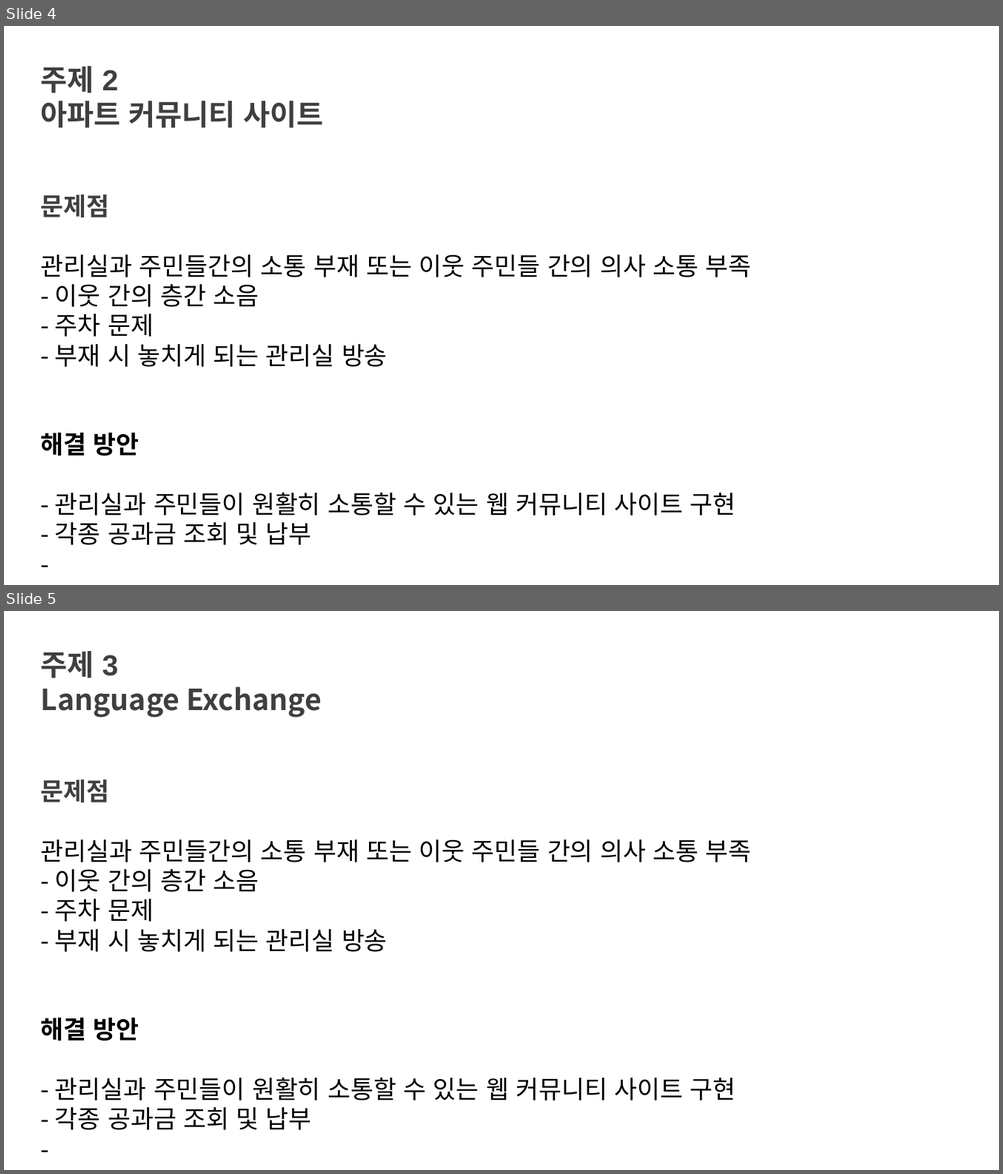
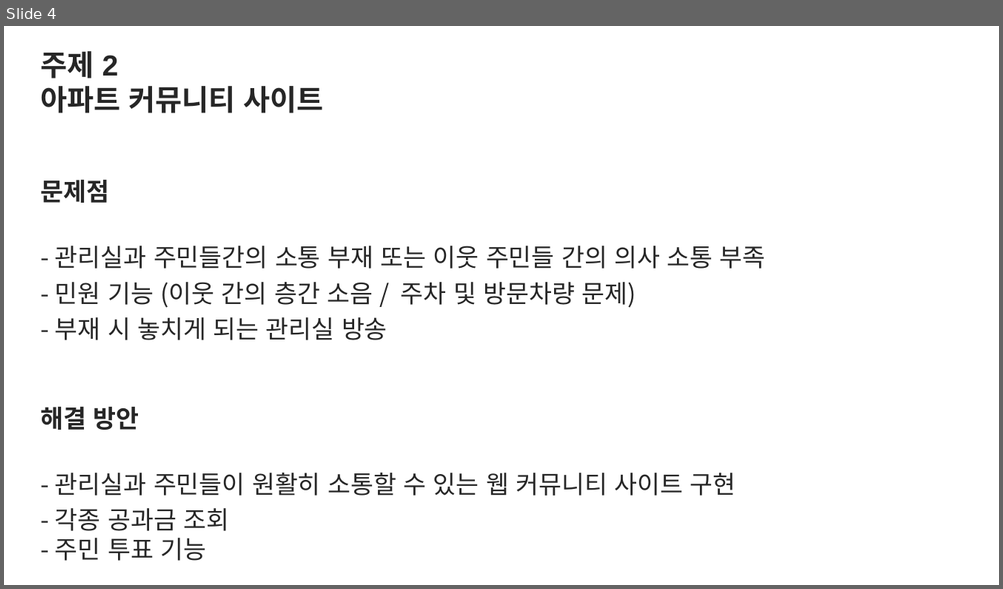
Before and after one commit to Imvely/java87, a slide deck: 기획안_1107_2.pptx. Shown one above the other, each under a label of ours: slides 4 and 5 before the commit, slide 4 after it. The pictures are 1003x1174 and 1003x589 pixels, drawn with LibreOffice and Linux fonts; fonts in the diff are those of the drawing. Boxes give left, top, right and bottom in pixels: in the first picture for what was removed or moved away, otherwise in the second. Text is boxed around its words. In the diff, an @@ line names an element or a change of style, - is before the commit and + after.

```diff
--- a/기획안_1107_2.pptx
+++ b/기획안_1107_2.pptx
@@ slide 5 removed at (x1=4, y1=611, x2=999, y2=1170), background #FFFFFF @@
@@ text removed at (x1=41, y1=651, x2=751, y2=1130) @@
-주제 3
-Language Exchange
-문제점
-관리실과 주민들간의 소통 부재 또는 이웃 주민들 간의 의사 소통 부족
-- 이웃 간의 층간 소음
-- 주차 문제
-- 부재 시 놓치게 되는 관리실 방송
-해결 방안
-- 관리실과 주민들이 원활히 소통할 수 있는 웹 커뮤니티 사이트 구현
-- 각종 공과금 조회 및 납부
--
@@ slide 4 changed as well @@
@@ text "주제 2" moved from (x1=41, y1=66, x2=751, y2=545) to (x1=41, y1=51, x2=765, y2=561) @@
@@ text at (x1=41, y1=51, x2=736, y2=496): text colour #3F3F3F to #262626 in "주제 2", "아파트 커뮤니티 사이트", "문제점"; text colour #000000 to #262626 in "- 부재 시 놓치게 되는 관리실 방송", "해결 방안", "- 관리실과 주민들이 원활히 소통할 수 있는 ..."; line spacing 1 to 1.2 @@
@@ text at (x1=55, y1=246, x2=765, y2=308): text changed; text colour #000000 to #262626 @@
-관리실과 주민들간의 소통 부재 또는 이웃 주민들 간의 의사 소통 부족
-- 이웃 간의 층간 소음
-- 주차 문제
+- 관리실과 주민들간의 소통 부재 또는 이웃 주민들 간의 의사 소통 부족
+- 민원 기능 (이웃 간의 층간 소음 / 주차 및 방문차량 문제)
@@ text at (x1=55, y1=508, x2=229, y2=561): text changed; text colour #000000 to #262626 @@
-- 각종 공과금 조회 및 납부
--
+- 각종 공과금 조회
+- 주민 투표 기능
```
Also in this commit, not shown: 3 other slides changed, 1 slide added, 1 other slide removed.
